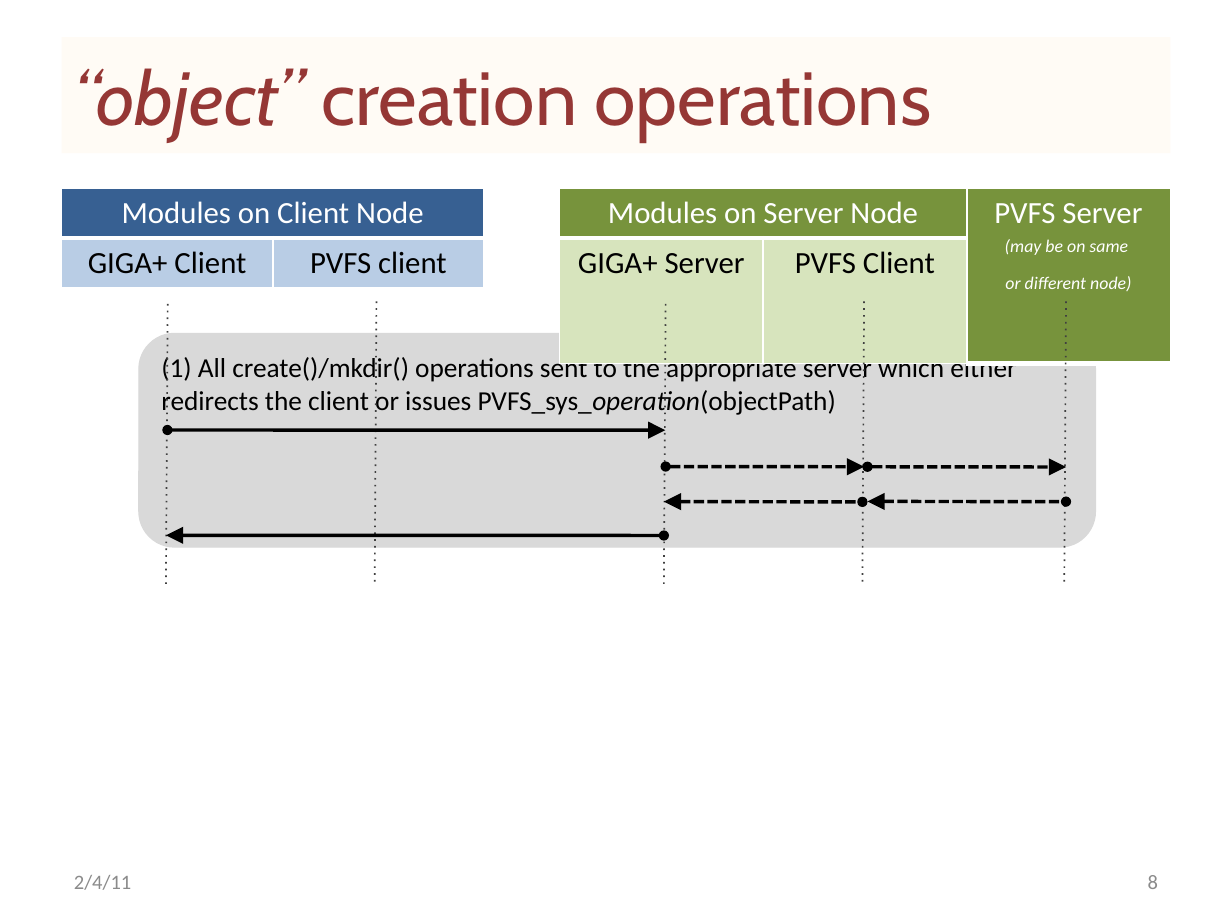
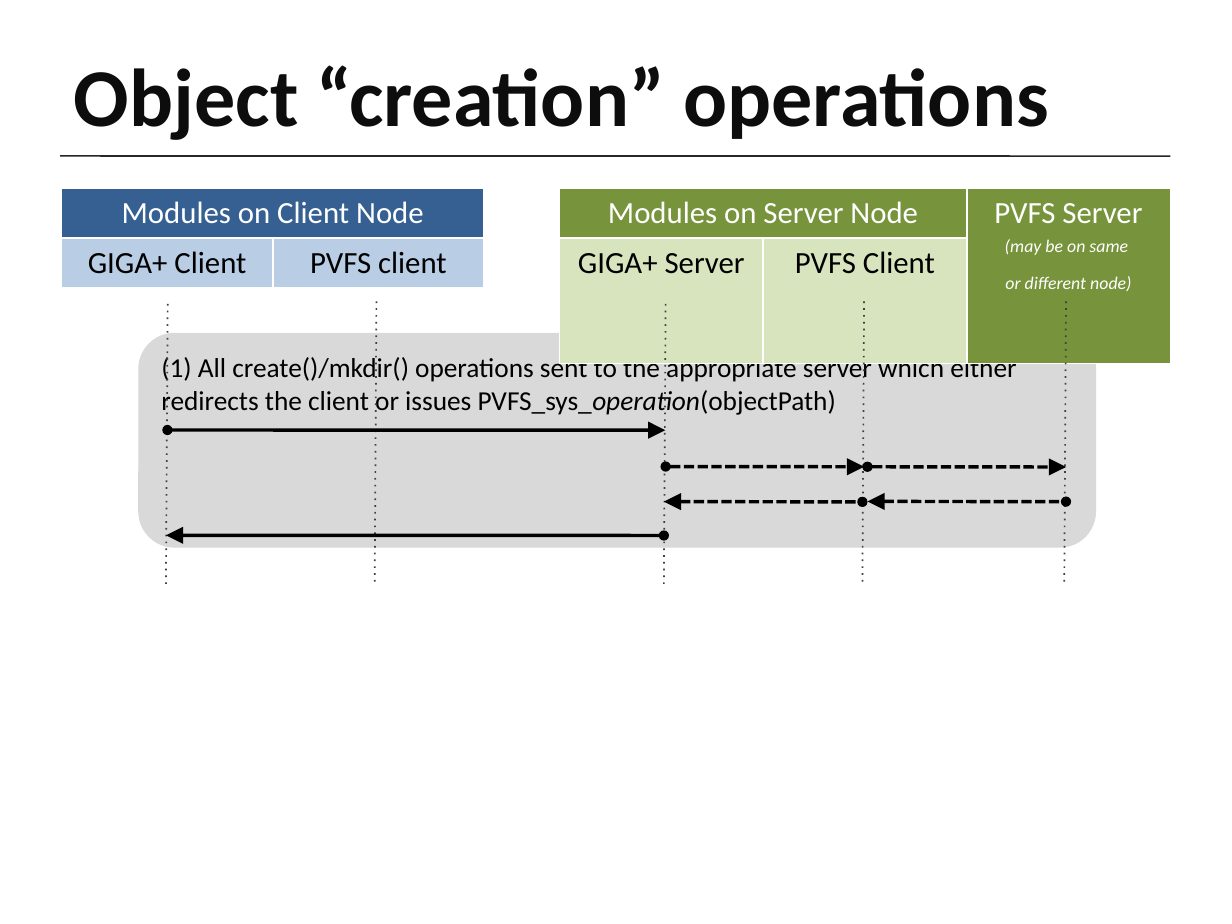
Before and after one commit to achivetta/skyefs, a slide deck: slide 5 of docs/GigaOnPVFS-Specification.pptx (slide 8 before the commit). Drawn at 1232x924 pixels with LibreOffice and Linux fonts; fonts in the diff are those of the drawing. Boxes give left, top, right and bottom in pixels: in the first picture for what was removed or moved away, otherwise in the second. Text is boxed around its words. In the diff, an @@ line names an element or a change of style, - is before the commit and + after.

```diff
--- a/docs/GigaOnPVFS-Specification.pptx
+++ b/docs/GigaOnPVFS-Specification.pptx
@@ title "Object “creation” operations": place and size @@
-title "Object “creation” operations" at [62,37,1170,153]
+title "Object “creation” operations" at [74,65,1048,140]
@@ title "Object “creation” operations" at [74,65,1048,140]: fill #FFFBF5 to none @@
@@ title at [74,65,1048,140]: text changed; size 44 to 48 pt; font Cabin to Calibri; text colour #953735 to #0D0D0D; bold on @@
-“object” creation operations
+Object “creation” operations
@@ line added from (60, 156) to (1170, 156), #262626 1 pt @@
@@ text removed at [74,875,131,890] @@
-2/4/11
@@ page number removed at [1148,875,1158,889] @@
-8
```
Also in this commit, not shown: 7 other slides changed, 1 slide added, 5 slides removed.
